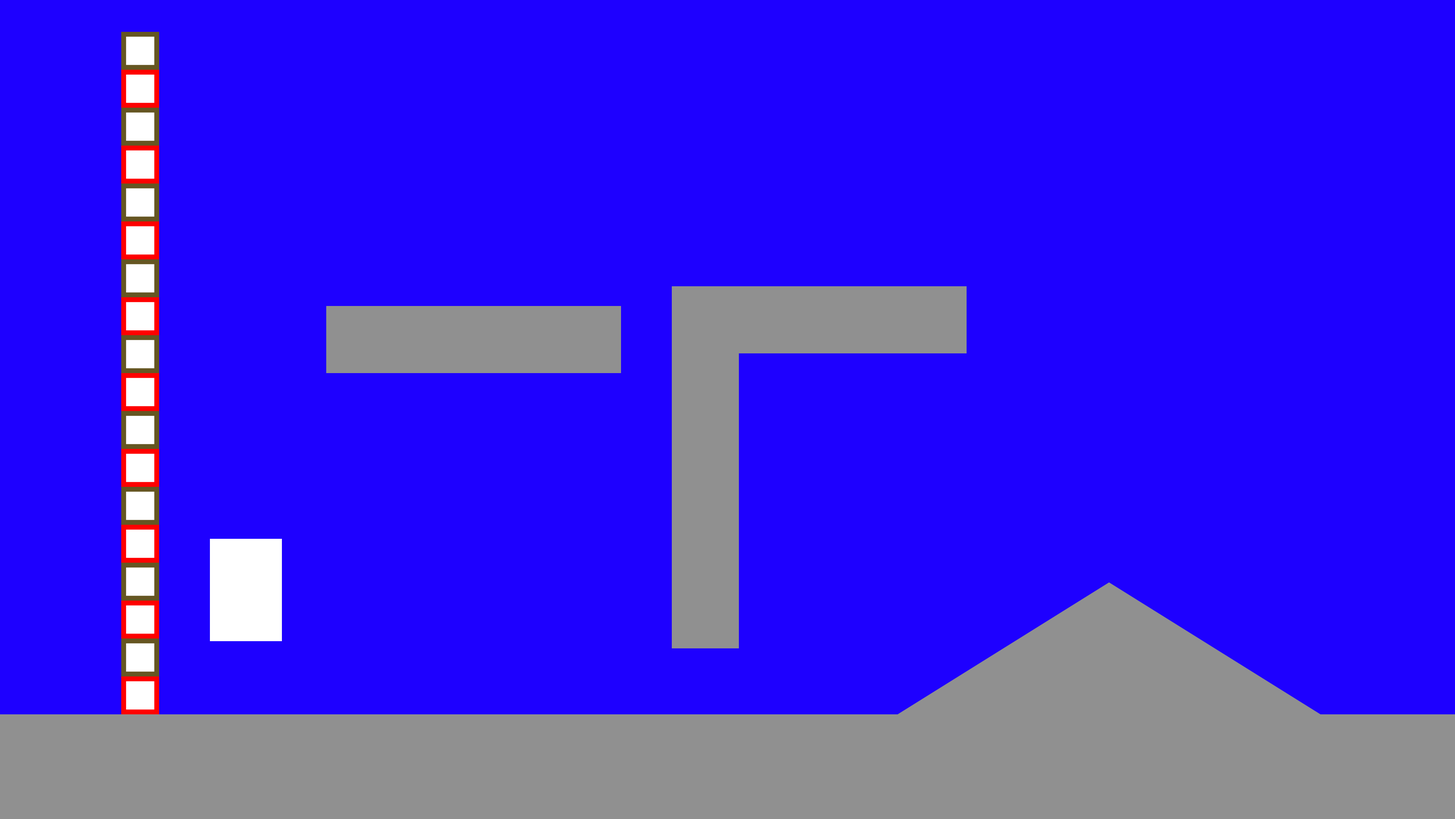
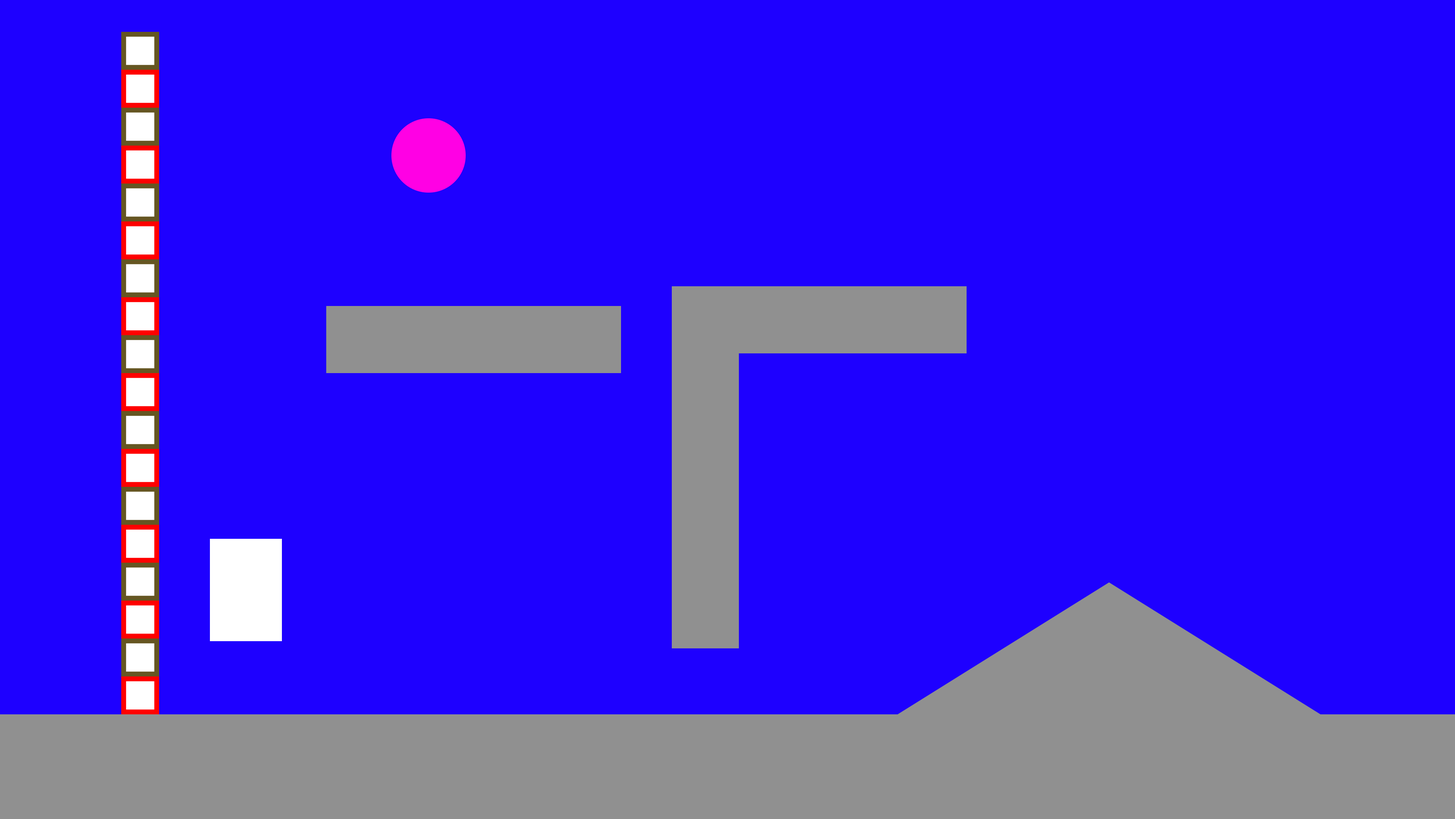
Revision of a layered (1455, 819) image; what changed, layer by layer:
added layer "Ellipse 1" above "Rectangle 1 copy 2" over [391, 118, 466, 193]
